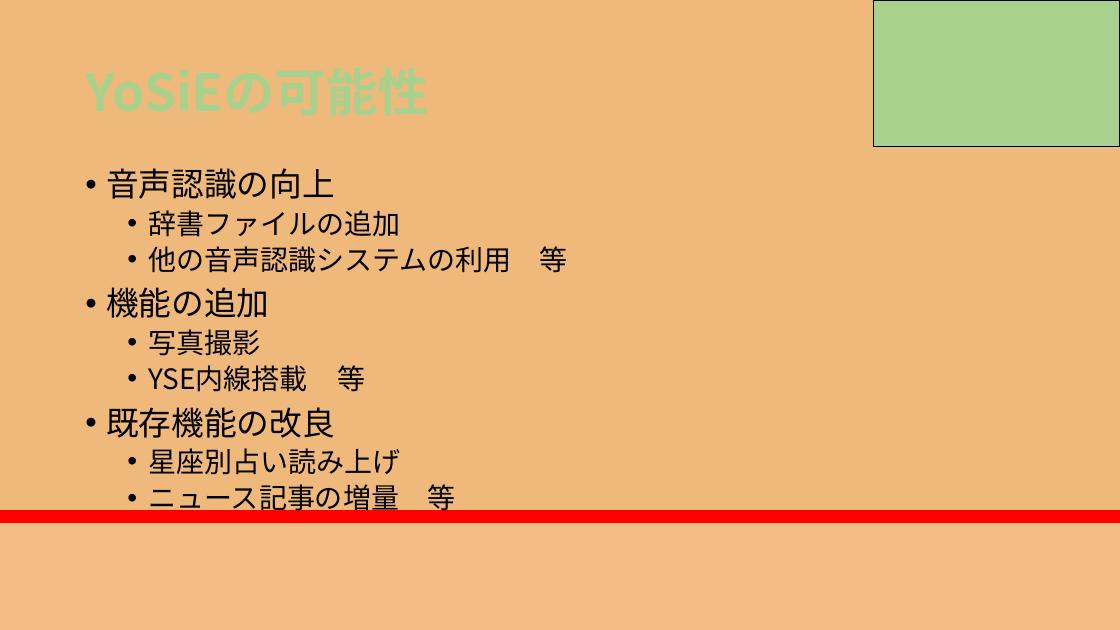
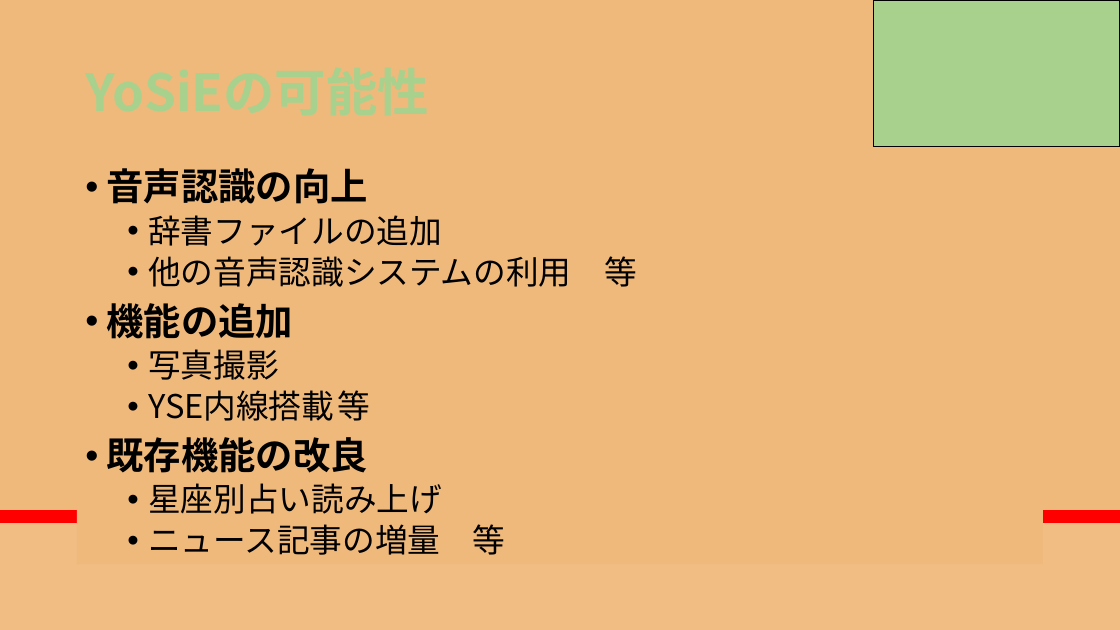
Before and after one commit to RikiishiSuzunosuke/AIspeaker_yosie, a slide deck: slide 27 of presentation/AIスピーカー開発_3_main.pptx (slide 28 before the commit). Drawn at 1120x630 pixels with LibreOffice and Linux fonts; fonts in the diff are those of the drawing. Boxes give left, top, right and bottom in pixels: in the first picture for what was removed or moved away, otherwise in the second. Text is boxed around its words. In the diff, an @@ line names an element or a change of style, - is before the commit and + after.

```diff
--- a/presentation/AIスピーカー開発_3_main.pptx
+++ b/presentation/AIスピーカー開発_3_main.pptx
@@ text "音声認識の向上": place and size @@
-text "音声認識の向上" at bbox=[106, 168, 568, 516]
+text "音声認識の向上" at bbox=[77, 165, 1044, 565]
@@ text "音声認識の向上" at bbox=[77, 165, 1044, 565]: size 28 to 32 pt, bold on in "音声認識の向上", "機能の追加", "既存機能の改良"; size 24 to 28 pt in "辞書ファイルの追加", "他の音声認識システムの利用 等", "写真撮影", "YSE内線搭載 等" and 2 more places; fill none to #F0B97C @@
```
Also in this commit, not shown: 3 other slides changed, 1 slide removed.
